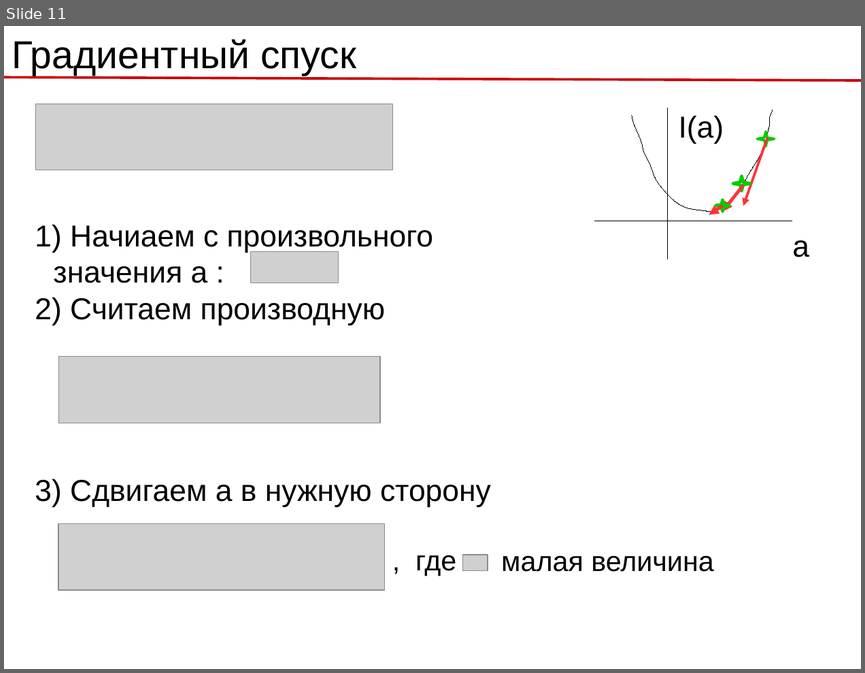
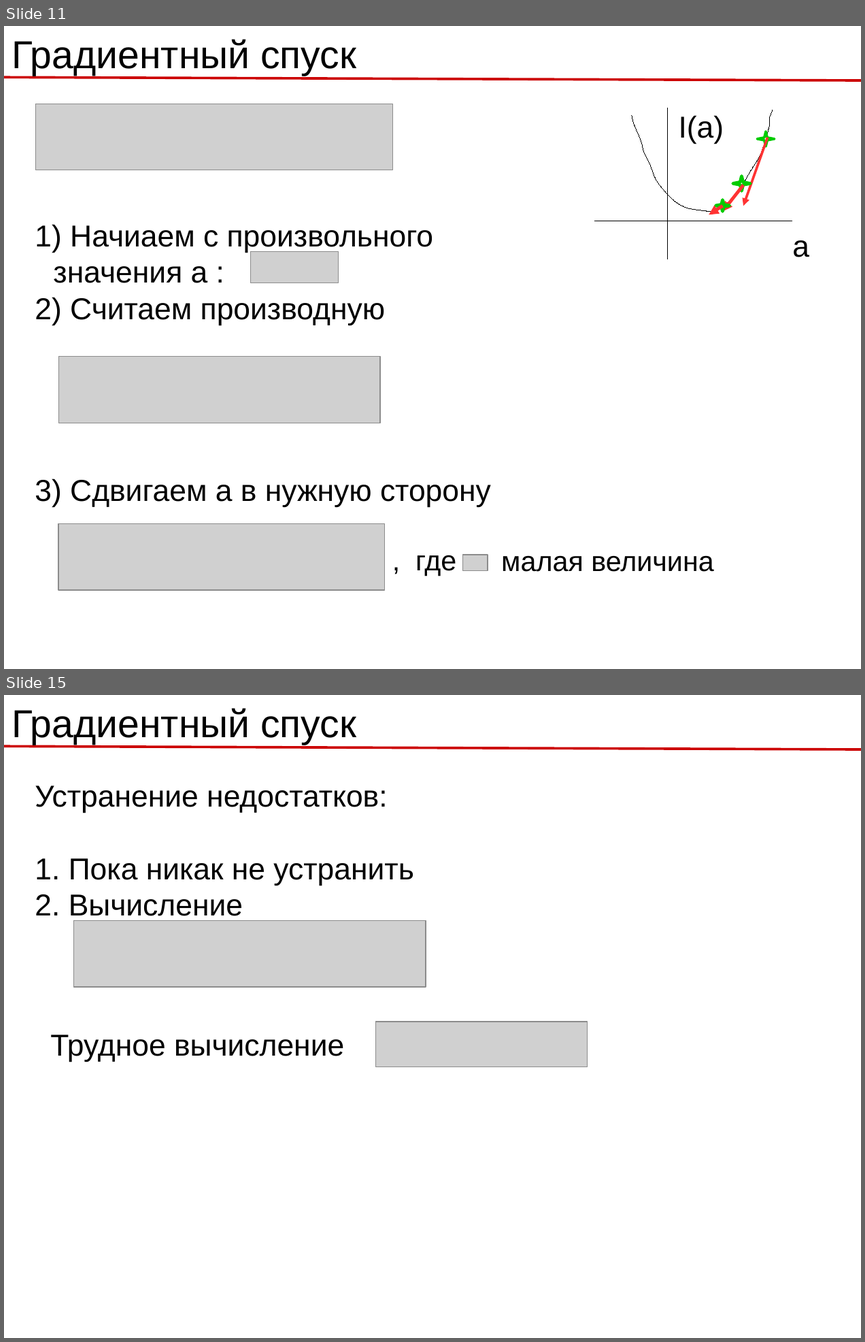
Before and after one commit to rykachevskiy/239, a slide deck: 1/1.1 Линейная регрессия, градиентный спуск.odp. Shown one above the other, each under a label of ours: slide 11 before the commit, slides 11 and 15 after it; the slides between them are not shown. The pictures are 865x673 and 865x1342 pixels, drawn with LibreOffice and Linux fonts; fonts in the diff are those of the drawing; grey boxes stand for pictures. Boxes give left, top, right and bottom in pixels: in the first picture for what was removed or moved away, otherwise in the second. Text is boxed around its words. In the diff, an @@ line names an element or a change of style, - is before the commit and + after.

```diff
--- a/1/1.1 Линейная регрессия, градиентный спуск.odp
+++ b/1/1.1 Линейная регрессия, градиентный спуск.odp
@@ slide 15 added at bbox=[4, 695, 861, 1338], background #FFFFFF @@
@@ text added at bbox=[11, 708, 356, 745], 36 pt, text #000000 @@
+Градиентный спуск
@@ line added from (4, 746) to (861, 749), #CC0000 2.3 pt @@
@@ text added at bbox=[35, 785, 413, 921], 28 pt, text #000000 @@
+Устранение недостатков:
+1. Пока никак не устранить
+2. Вычисление
@@ picture added at bbox=[74, 921, 426, 987] @@
@@ text added at bbox=[50, 1034, 344, 1062], 28 pt, text #000000 @@
+Трудное вычисление
@@ picture added at bbox=[376, 1021, 587, 1067] @@
```
Also in this commit, not shown: 5 slides changed, 3 other slides added, 1 other file.
